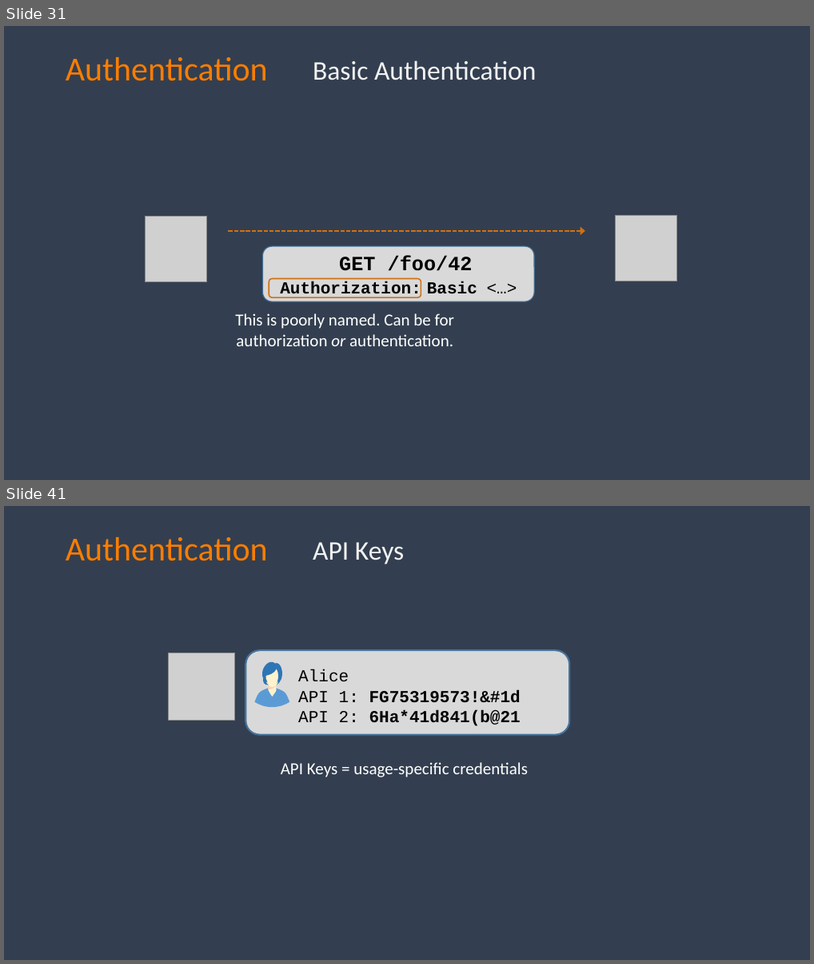
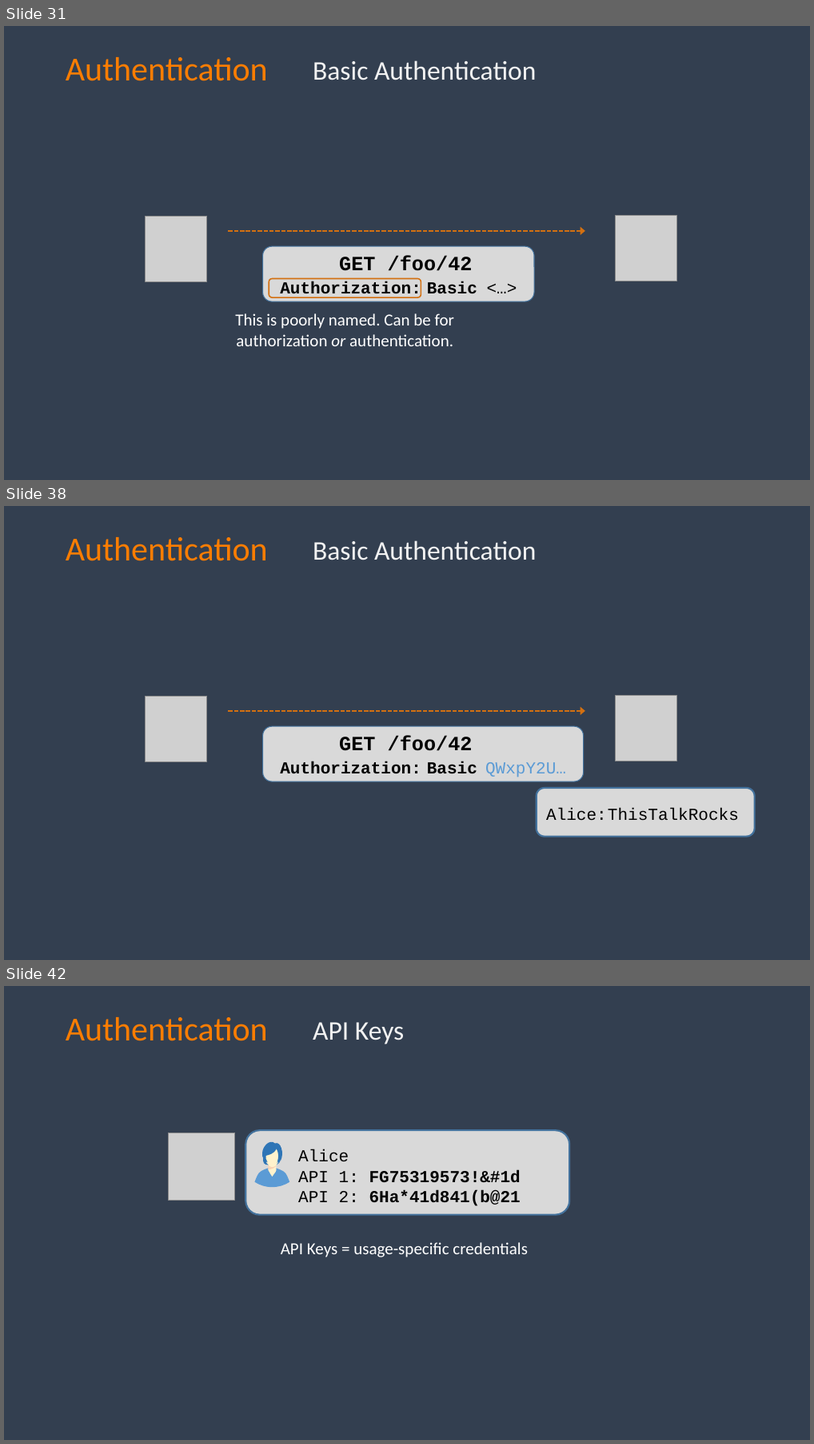
Before and after one commit to spetryjohnson/talk-PracticalAuthForDevs, a slide deck: Authentication for Non-Developers.pptx. Shown one above the other, each under a label of ours: slides 31 and 41 before the commit, slides 31, 38 and 42 after it; the slides between them are not shown. The pictures are 814x964 and 814x1444 pixels, drawn with LibreOffice and Linux fonts; fonts in the diff are those of the drawing; grey boxes stand for pictures; background and template pictures are left out. Boxes give left, top, right and bottom in pixels: in the first picture for what was removed or moved away, otherwise in the second. Text is boxed around its words. In the diff, an @@ line names an element or a change of style, - is before the commit and + after.

```diff
--- a/Authentication for Non-Developers.pptx
+++ b/Authentication for Non-Developers.pptx
@@ slide 38 added at (x1=4, y1=506, x2=810, y2=960), background #333F50 @@
@@ text added at (x1=66, y1=537, x2=268, y2=561), 40 pt, text #FD7D00 @@
+Authentication
@@ text added at (x1=313, y1=540, x2=537, y2=560), 32 pt, text #F2F2F2 @@
+Basic Authentication
@@ picture added at (x1=146, y1=696, x2=207, y2=762) @@
@@ picture added at (x1=616, y1=696, x2=678, y2=761) @@
@@ arrow added from (229, 711) to (586, 711), #D37011 1.75 pt dashed @@
@@ rounded rectangle added at (x1=263, y1=726, x2=583, y2=781), fill #D9D9D9, outline #43739E 1 pt @@
@@ text added at (x1=339, y1=735, x2=473, y2=751), 24 pt, text #000000, bold @@
+GET /foo/42
@@ text added at (x1=280, y1=761, x2=422, y2=773), 20 pt, text #000000, bold @@
+Authorization:
@@ text added at (x1=427, y1=761, x2=478, y2=774), 20 pt, text #000000, bold @@
+Basic
@@ text added at (x1=486, y1=762, x2=566, y2=777), 20 pt, text #5B9BD5 @@
+QWxpY2U…
@@ rounded rectangle added at (x1=537, y1=788, x2=755, y2=836), fill #D9D9D9, outline #43739E 2 pt @@
@@ text added at (x1=546, y1=808, x2=739, y2=820), 20 pt, text #000000 @@
+Alice:
@@ text added at (x1=546, y1=808, x2=739, y2=820), 20 pt, text #000000 @@
+ThisTalkRocks
@@ what was slide 41 is now slide 42 @@
```
Also in this commit, not shown: 10 slides changed, 3 other slides added, 1 slide removed.
